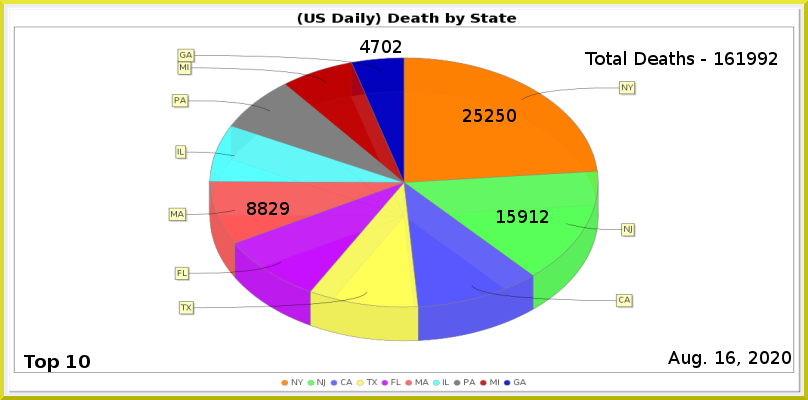
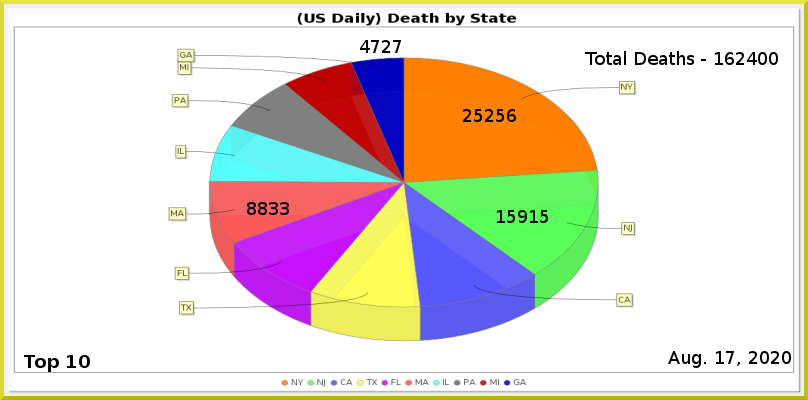
Two versions of the same layered image (808x400). Layer-by-layer changes:
painted on "Least" over [left=382, top=40, right=402, bottom=53]
painted on "MA" over [left=269, top=202, right=289, bottom=215]
painted on "NJ" over [left=540, top=210, right=549, bottom=223]
painted on "NY" over [left=507, top=109, right=516, bottom=122]
renamed "Total Deaths - 161992" to "Total Deaths - 162400", painted on it over [left=736, top=52, right=778, bottom=65]
painted on "Current Date" over [left=726, top=351, right=735, bottom=364]
painted on "Death_by_State.png" over [left=168, top=48, right=637, bottom=342]
